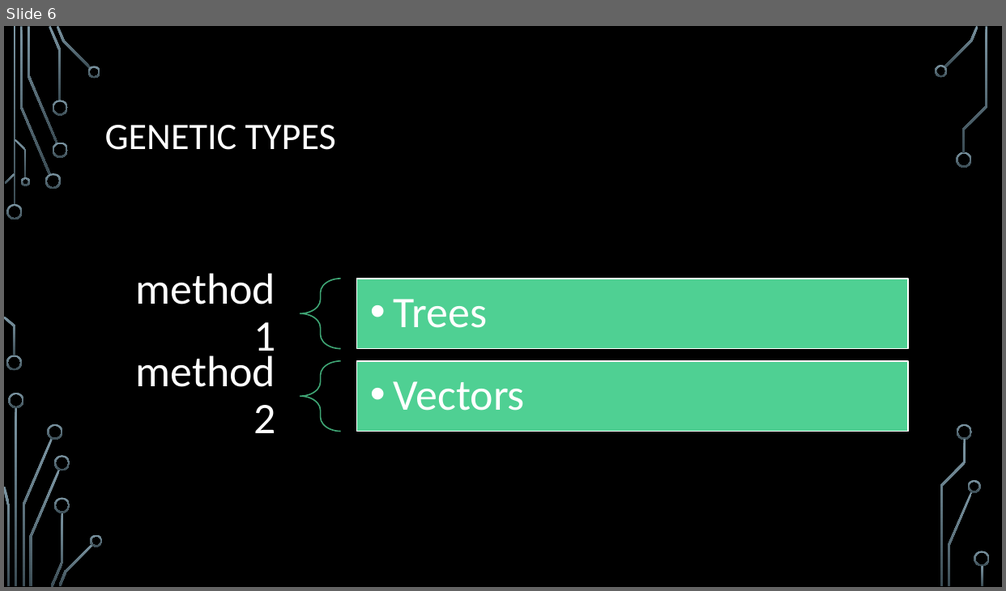
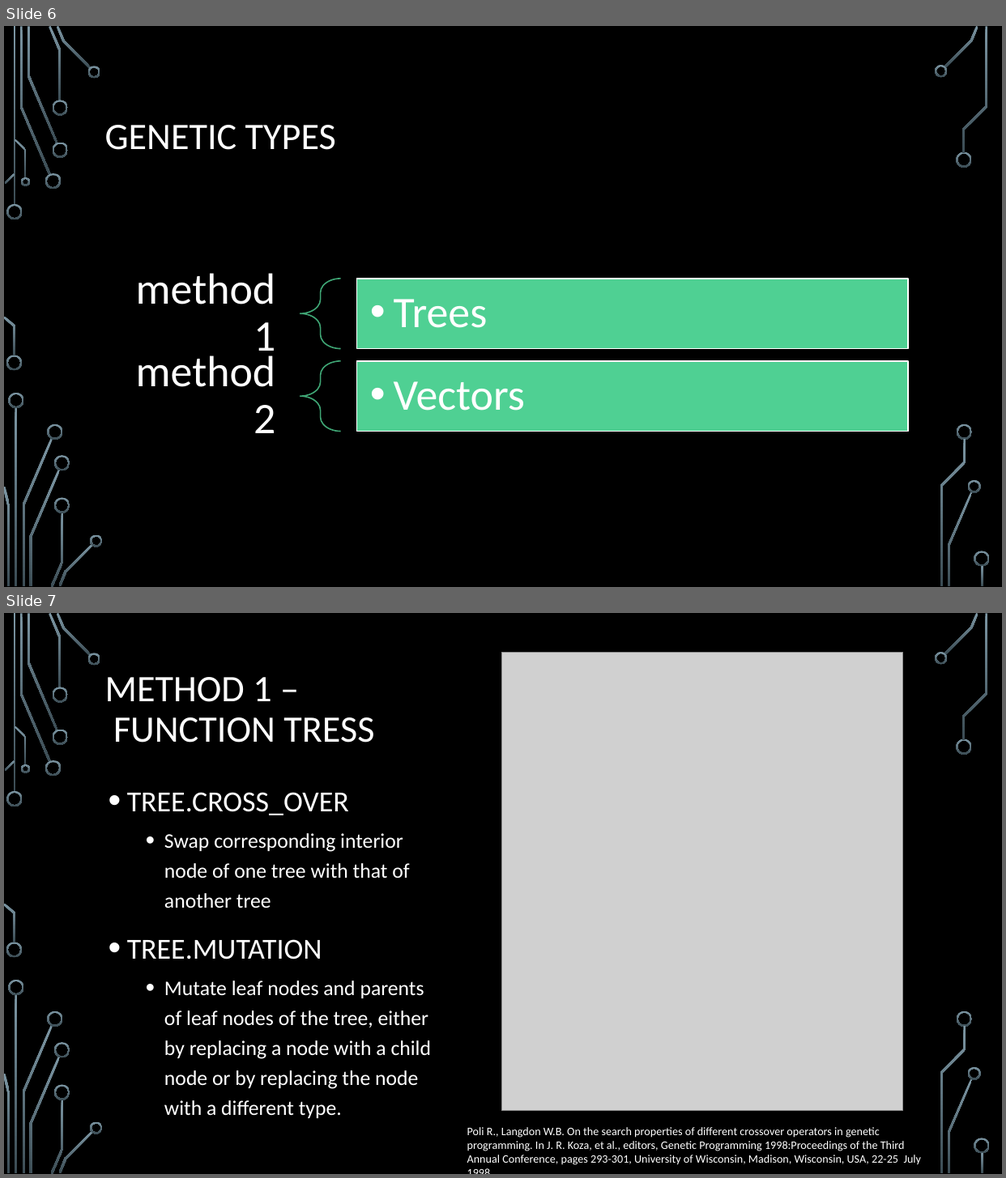
Before and after one commit to acbart/attribute-learning-system, a slide deck: presentation/Attribute Learning System Presentation.pptx. Shown one above the other, each under a label of ours: slide 6 before the commit, slides 6 and 7 after it. The pictures are 1006x591 and 1006x1178 pixels, drawn with LibreOffice and Linux fonts; fonts in the diff are those of the drawing; grey boxes stand for pictures; background and template pictures are left out. Boxes give left, top, right and bottom in pixels: in the first picture for what was removed or moved away, otherwise in the second. Text is boxed around its words. In the diff, an @@ line names an element or a change of style, - is before the commit and + after.

Commit message:
Small edits to a few powerpoint slides

```diff
--- a/presentation/Attribute Learning System Presentation.pptx
+++ b/presentation/Attribute Learning System Presentation.pptx
@@ slide 7 added at [4,613,1002,1174], background picture (left out); not listed: 36 template elements that a slide beside it also shows @@
@@ picture added at [502,652,902,1112] @@
@@ title added at [105,677,374,743], 36 pt, text #FFFFFF @@
+METHOD 1 –
+FUNCTION TRESS
@@ text added at [127,792,432,1118], 20 pt, text #FFFFFF @@
+• TREE.CROSS_OVER
+  • Swap corresponding interior node of one tree with that of another tree
+• TREE.MUTATION
+  • Mutate leaf nodes and parents of leaf nodes of the tree, either by replacing a node with a child node or by replacing the node with a different type.
@@ text added at [467,1127,922,1165], 11 pt, text #FFFFFF @@
+Poli R., Langdon W.B. On the search properties of different crossover operators in genetic programming. In J. R. Koza, et al., editors, Genetic Programming 1998:Proceedings of the Third Annual Conference, pages 293-301, University of Wisconsin, Madison, Wisconsin, USA, 22-25 July 1998.
```
Also in this commit, not shown: 3 slides removed.
